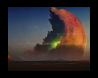
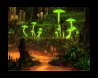
Revision of a layered 98×78 image; what changed, layer by layer:
showed group "Layer Group copy" (2 layers) over (x1=8, y1=7, x2=90, y2=71)
painted on "Layer #9" over (x1=8, y1=7, x2=90, y2=71)
hid group "Layer Group #3" (2 layers) over (x1=8, y1=7, x2=90, y2=71)
hid group "Layer Group #4" (2 layers) over (x1=8, y1=7, x2=90, y2=71)
painted on "Layer #6" over (x1=8, y1=7, x2=90, y2=71)
